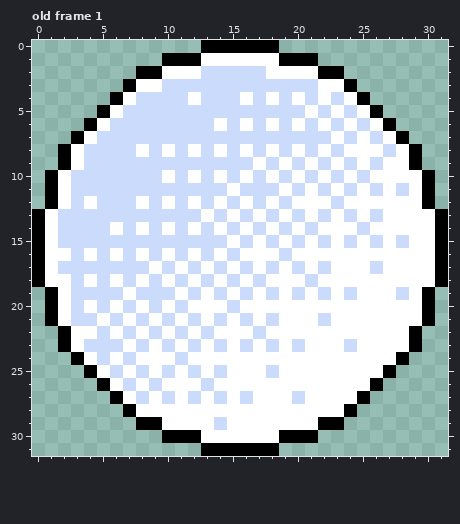
File history of a pixel-art file, Sprites/golfball.aseprite. Above is the file before it was changed.
32x32 pixels, 1 frame. Shown: old frame 1. The commit also changed other frames, which this record leaves out.
New version:
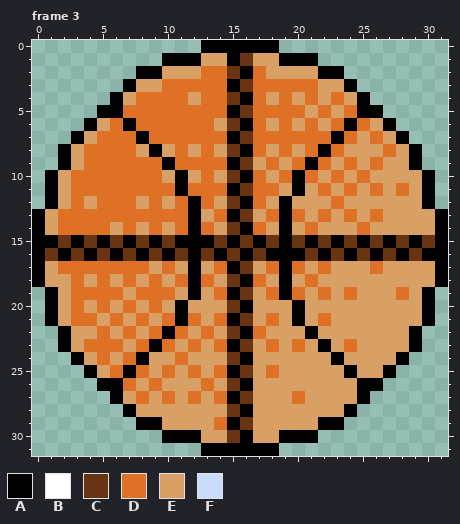
Palette (. is transparent): A #000000  B #ffffff  C #693412  D #df7126  E #d9a066  F #cbdbfc
A new or re-ordered frame is compared with the old frame closest to it.
Difference:
frames 1 -> 4
Changed rows in their new state; - is an unchanged pixel.
Frame 3 is new; against old frame 1:
first column x 1:
 1 ------------EEACEE------------
 2 ---------EEEDDCADEEEE---------
 3 -------EEDDDDDACDDDDDEE-------
 4 ------EDDDDEDDCADEDEDEDE------
 5 -----ADDDDDDDDACDDDDEDEDA-----
 6 ----EDADDDDDDECADEDEDEDADE----
 7 ---EDDDADDDDDDACDDDDDDADEDE---
 8 --EDDDDEAEDEDECADEDEDADEEEDE--
 9 --EDDDDDDADDDDACEDEDADEDEDEE--
10 -EDDDDDDDEAEDECADEDADEDEDEEEE-
11 -EDDDDDDDDADDDACDDEAEDEDEDEDE-
12 -EDEDDDEDEDADECADEAEEEDEEEEEE-
13 EDDDDDDDDDDAEDACEDADEDEDEDEEEE
14 EDDDDEDEDEDADECADEAEDEEEDEEEEE
15 ACACACACACAAACACACACACACACACAC
16 CACACACACACACACACAAACACACACACA
17 EDDDDDDDEDEAEDACEDADEDEEEDEEEE
18 EEDEDEDEDEDADECADEAEDEEEEEEEEE
19 -EDDDDEDDDEAEDACEDADEDEDEEEDE-
20 -EDEDEDEDEAEEECAEEEAEEEEEEEEE-
21 -EDDEDEDEDADEDACEDEAEDEEEEEEE-
22 --EEDEDEDADEDECADEEEAEEEEEEE--
23 --EDDDEDADEDEDACEDEDEAEDEEEE--
24 ---EDEDAEEDEEECAEEEEEEAEEEE---
25 ----EDADEDEDEDACEDEEEEEAEE----
26 -----ADEDEEEDECAEEEEEEEEA-----
27 ------EDEDEDEDACEEEDEEEE------
28 -------EEEEEEECAEEEEEEE-------
29 ---------EEEEDACEEEEE---------
30 ------------EECAEE------------
Pixel boxes of the changes (left, top, right, bottom) in both pictures:
changed: (45, 53, 435, 443)
